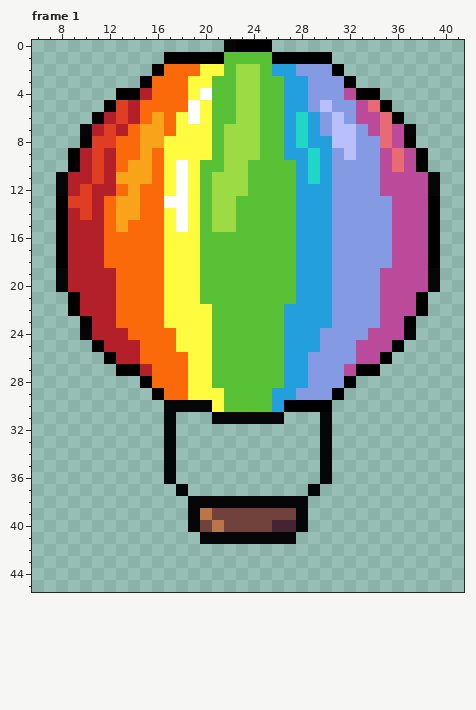
A pixel-art file gets an edit: Player/Aesprite Files/Player_Balloon.aseprite. Above, as it was before the edit.
48x48 pixels, 1 frame. Shown: frame 1: x 6..41, y 0..45. The commit also changed other frames, which this record leaves out.
Now the later version:
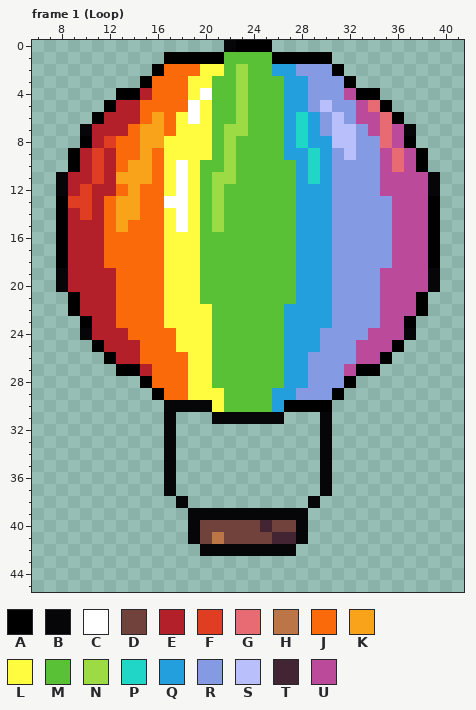
Palette (. is transparent): A #000000  B #060608  C #ffffff  D #71413b  E #b4202a  F #df3e23  G #e86a73  H #bb7547  J #fa6a0a  K #f9a31b  L #fffc40  M #59c135  N #9cdb43  P #20d6c7  Q #249fde  R #849be4  S #b9bffb  T #422433  U #bc4a9b
Author's note on the commit: Added balloon animation and started it
From old to new:
{"where": "frame 1 (Loop)"}
{"frame":1,"y":2,"x":24,"old":"N","new":"M"}
{"frame":1,"y":3,"x":24,"old":"N","new":"M"}
{"frame":1,"y":4,"x":24,"old":"N","new":"M"}
{"frame":1,"y":5,"x":13,"old":"F","new":"E"}
{"frame":1,"y":5,"x":24,"old":"N","new":"M"}
{"frame":1,"y":6,"x":13,"old":"F","new":"E"}
{"frame":1,"y":6,"x":24,"old":"N","new":"M"}
{"frame":1,"y":7,"x":12,"old":"F","new":"E"}
{"frame":1,"y":7,"x":24,"old":"N","new":"M"}
{"frame":1,"y":8,"x":11,"old":"F","new":"E"}
{"frame":1,"y":8,"x":23,"old":"NN","new":"MM"}
{"frame":1,"y":9,"x":23,"old":"NN","new":"MM"}
{"frame":1,"y":10,"x":23,"old":"N","new":"M"}
{"frame":1,"y":11,"x":23,"old":"N","new":"M"}
{"frame":1,"y":12,"x":22,"old":"NN","new":"MM"}
{"frame":1,"y":13,"x":22,"old":"N","new":"M"}
{"frame":1,"y":14,"x":22,"old":"N","new":"M"}
{"frame":1,"y":15,"x":22,"old":"N","new":"M"}
{"frame":1,"y":37,"x":17,"old":".B","new":"B."}
{"frame":1,"y":37,"x":29,"old":"B.","new":".B"}
{"frame":1,"y":38,"x":18,"old":".BBBBBBBBBB.","new":"B..........B"}
{"frame":1,"y":39,"x":20,"old":"HDDDDDDD","new":"BBBBBBBB"}
{"frame":1,"y":40,"x":21,"old":"H","new":"D"}
{"frame":1,"y":40,"x":25,"old":"DTT","new":"TDD"}
{"frame":1,"y":41,"x":19,"old":".BBBBBBBB.","new":"BDHDDDDTTB"}
{"frame":1,"y":42,"x":20,"old":"........","new":"BBBBBBBB"}
{"label":"changed","picture_box":[224,64,260,232]}
{"label":"changed","picture_box":[92,100,128,148]}
{"label":"changed","picture_box":[164,484,332,556]}
